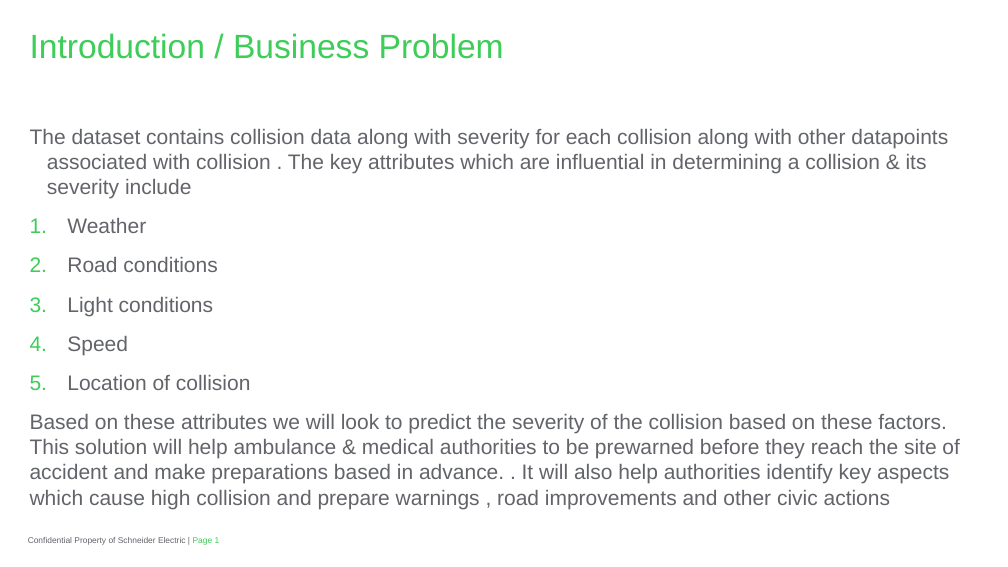
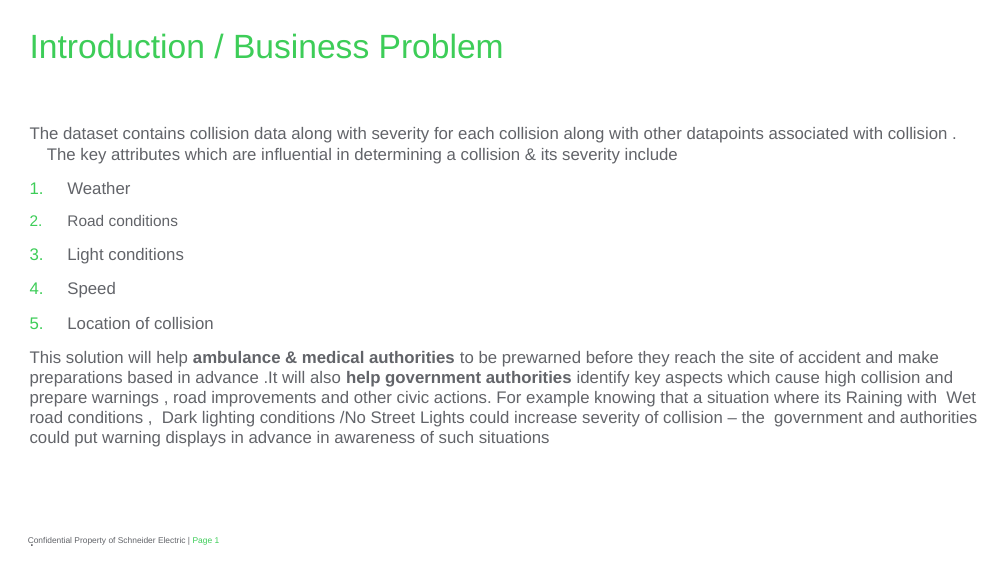
Before and after one commit to ashorey/Capstone-Project, a slide deck: slide 1 of Business Objective and Data.pptx. Drawn at 1008x567 pixels with LibreOffice and Linux fonts; fonts in the diff are those of the drawing; background and template pictures are left out. Boxes give left, top, right and bottom in pixels: in the first picture for what was removed or moved away, otherwise in the second. Text is boxed around its words. In the diff, an @@ line names an element or a change of style, - is before the commit and + after.

```diff
--- a/Business Objective and Data.pptx
+++ b/Business Objective and Data.pptx
@@ text at [30,127,948,329]: size 15 to 12 pt in "The dataset contains collision data along with ...", "Weather", "Light conditions", "Speed" and 2 more places; size 15 to 11 pt in "Road conditions" @@
@@ text at [30,351,977,447]: text changed; size 15 to 12 pt @@
-Based on these attributes we will look to predict the severity of the collision based on these factors. This solution will help ambulance & medical authorities to be prewarned before they reach the site of accident and make preparations based in advance. . It will also help authorities identify key aspects which cause high collision and prepare warnings , road improvements and other civic actions
+This solution will help ambulance & medical authorities to be prewarned before they reach the site of accident and make preparations based in advance .It will also help government authorities identify key aspects which cause high collision and prepare warnings , road improvements and other civic actions. For example knowing that a situation where its Raining with Wet road conditions , Dark lighting conditions /No Street Lights could increase severity of collision – the government and authorities could put warning displays in advance in awareness of such situations
```
Also in this commit, not shown: 1 other slide changed.
